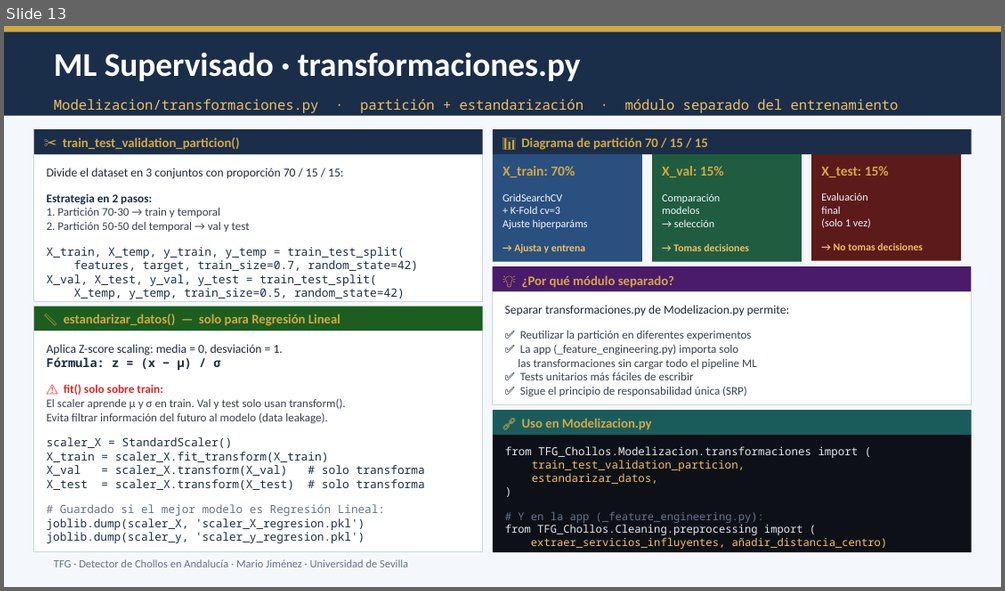
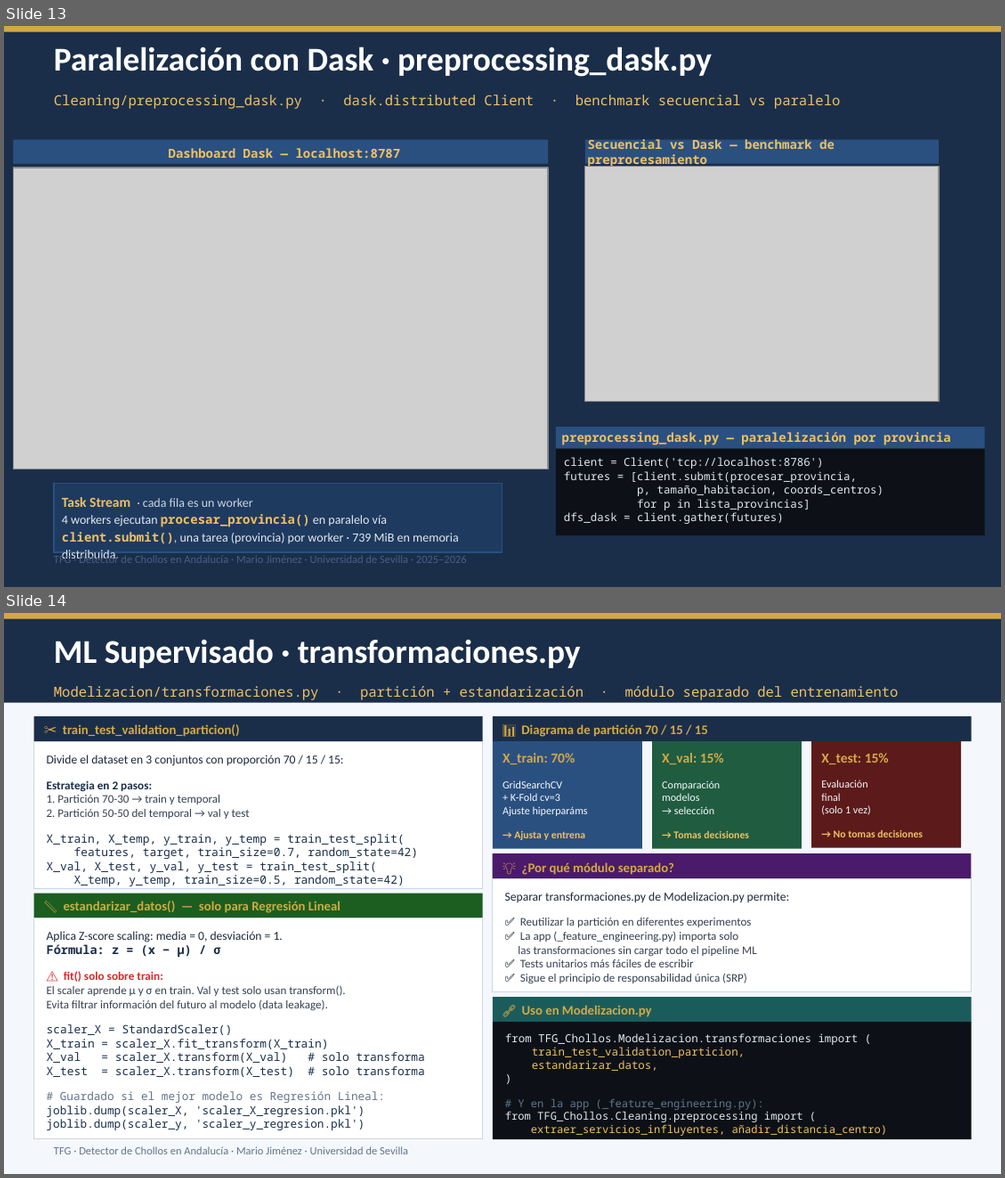
Before and after one commit to Marjimleo3/TFG, a slide deck: TFG_Chollos/TFG_Presentacion_final.pptx. Shown one above the other, each under a label of ours: slide 13 before the commit, slides 13 and 14 after it. The pictures are 1005x591 and 1005x1178 pixels, drawn with LibreOffice and Linux fonts; fonts in the diff are those of the drawing; grey boxes stand for pictures. Boxes give left, top, right and bottom in pixels: in the first picture for what was removed or moved away, otherwise in the second. Text is boxed around its words. In the diff, an @@ line names an element or a change of style, - is before the commit and + after.

Commit message:
feat: Add dask

```diff
--- a/TFG_Chollos/TFG_Presentacion_final.pptx
+++ b/TFG_Chollos/TFG_Presentacion_final.pptx
@@ slide 13 added at [4,26,1001,587], background #1A2E4A @@
@@ rectangle added at [4,26,1001,32], fill #D4A843 @@
@@ text added at [54,46,712,77], 24 pt, text #FFFFFF, bold @@
+Paralelización con Dask · preprocessing_dask.py
@@ text added at [54,95,840,109], 10 pt, text #F0C060 @@
+Cleaning/preprocessing_dask.py · dask.distributed Client · benchmark secuencial vs paralelo
@@ rectangle added at [13,140,547,164], fill #2A5080 @@
@@ text added at [169,148,401,158], 9 pt, text #F0C060, bold @@
+Dashboard Dask — localhost:8787
@@ rectangle added at [585,140,939,164], fill #2A5080 @@
@@ text added at [588,136,834,168], 9 pt, text #F0C060, bold @@
+Secuencial vs Dask — benchmark de preprocesamiento
@@ picture added at [13,168,547,468] @@
@@ picture added at [585,166,939,401] @@
@@ rectangle added at [556,426,985,449], fill #2A5080 @@
@@ rectangle added at [556,449,985,535], fill #0D1117 @@
@@ text added at [562,432,951,445], 9 pt, text #F0C060, bold @@
+preprocessing_dask.py — paralelización por provincia
@@ text added at [564,457,883,524], 8 pt, text #E2E8F0 @@
+client = Client('tcp://localhost:8786')
+futures = [client.submit(procesar_provincia,
+p, tamaño_habitacion, coords_centros)
+for p in lista_provincias]
+dfs_dask = client.gather(futures)
@@ rectangle added at [54,483,502,551], fill #1E3A5F, outline #2A5080 0.75 pt @@
@@ text added at [62,497,459,558], 9 pt, text #E2E8F0 @@
+Task Stream · cada fila es un worker
+4 workers ejecutan procesar_provincia() en paralelo vía client.submit(), una tarea (provincia) por worker · 739 MiB en memoria distribuida.
@@ text added at [54,554,467,563], 8 pt, text #4A6080 @@
+TFG · Detector de Chollos en Andalucía · Mario Jiménez · Universidad de Sevilla · 2025–2026
@@ what was slide 13 is now slide 14 @@
```
